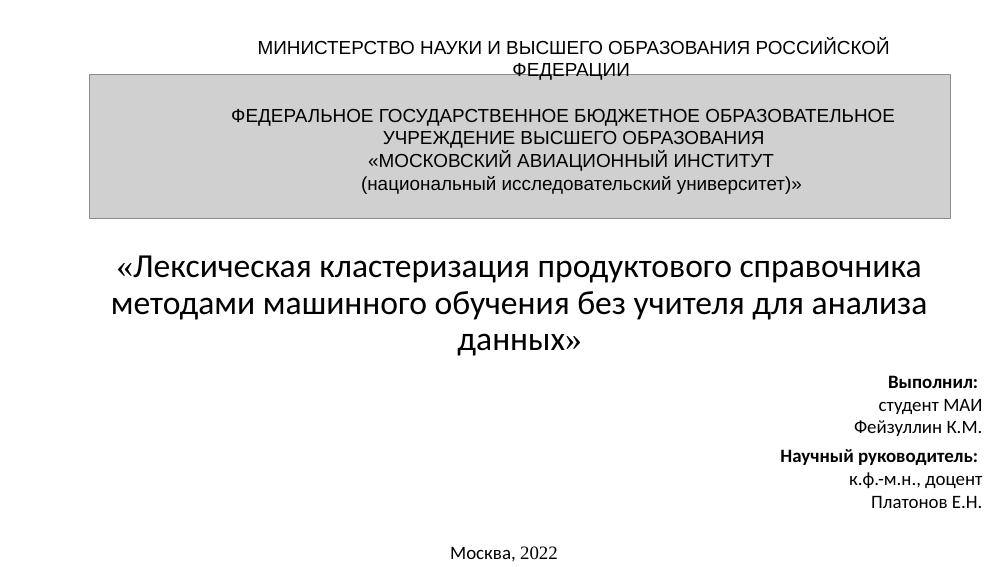
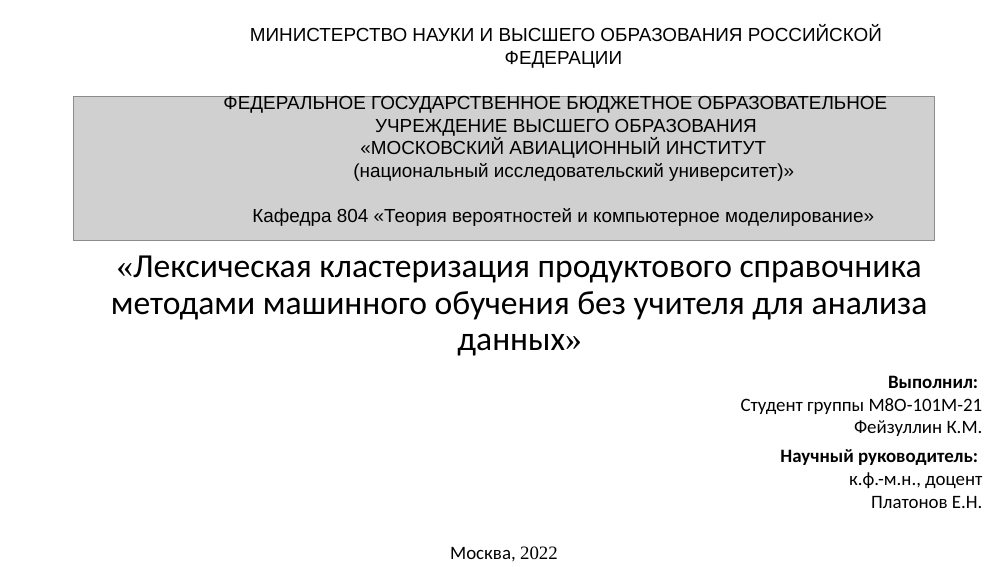
Before and after one commit to JacKira/MastersDegree, a slide deck: slide 1 of Отчет/speech.pptx. Drawn at 1008x567 pixels with LibreOffice and Linux fonts; fonts in the diff are those of the drawing; grey boxes stand for pictures. Boxes give left, top, right and bottom in pixels: in the first picture for what was removed or moved away, otherwise in the second. Text is boxed around its words. In the diff, an @@ line names an element or a change of style, - is before the commit and + after.

```diff
--- a/Отчет/speech.pptx
+++ b/Отчет/speech.pptx
@@ text "МИНИСТЕРСТВО НАУКИ И ВЫСШЕГО ОБРАЗОВАНИЯ ...": place and size @@
-text "МИНИСТЕРСТВО НАУКИ И ВЫСШЕГО ОБРАЗОВАНИЯ ..." at box(231, 39, 895, 194)
+text "МИНИСТЕРСТВО НАУКИ И ВЫСШЕГО ОБРАЗОВАНИЯ ..." at box(223, 26, 888, 226)
@@ picture: place and size @@
-picture at box(89, 74, 951, 219)
+picture at box(73, 97, 935, 241)
@@ text at box(252, 208, 874, 226): paragraph added @@
+Кафедра 804 «Теория вероятностей и компьютерное моделирование»
@@ text at box(741, 398, 983, 414): text changed @@
-студент МАИ
+Студент группы М8О-101М-21
```
Also in this commit, not shown: 8 other slides changed, 1 slide added, 1 other file.
